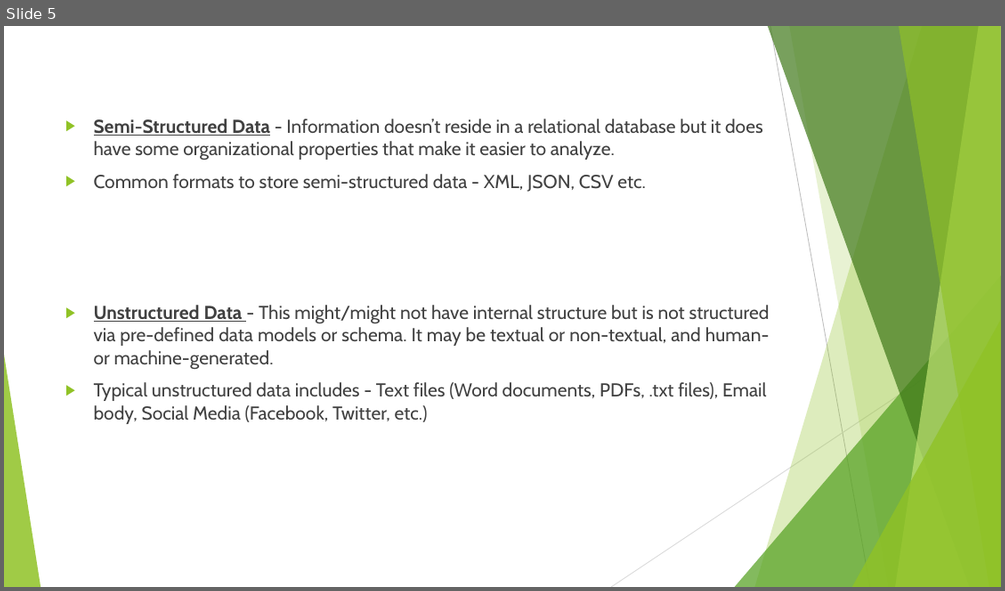
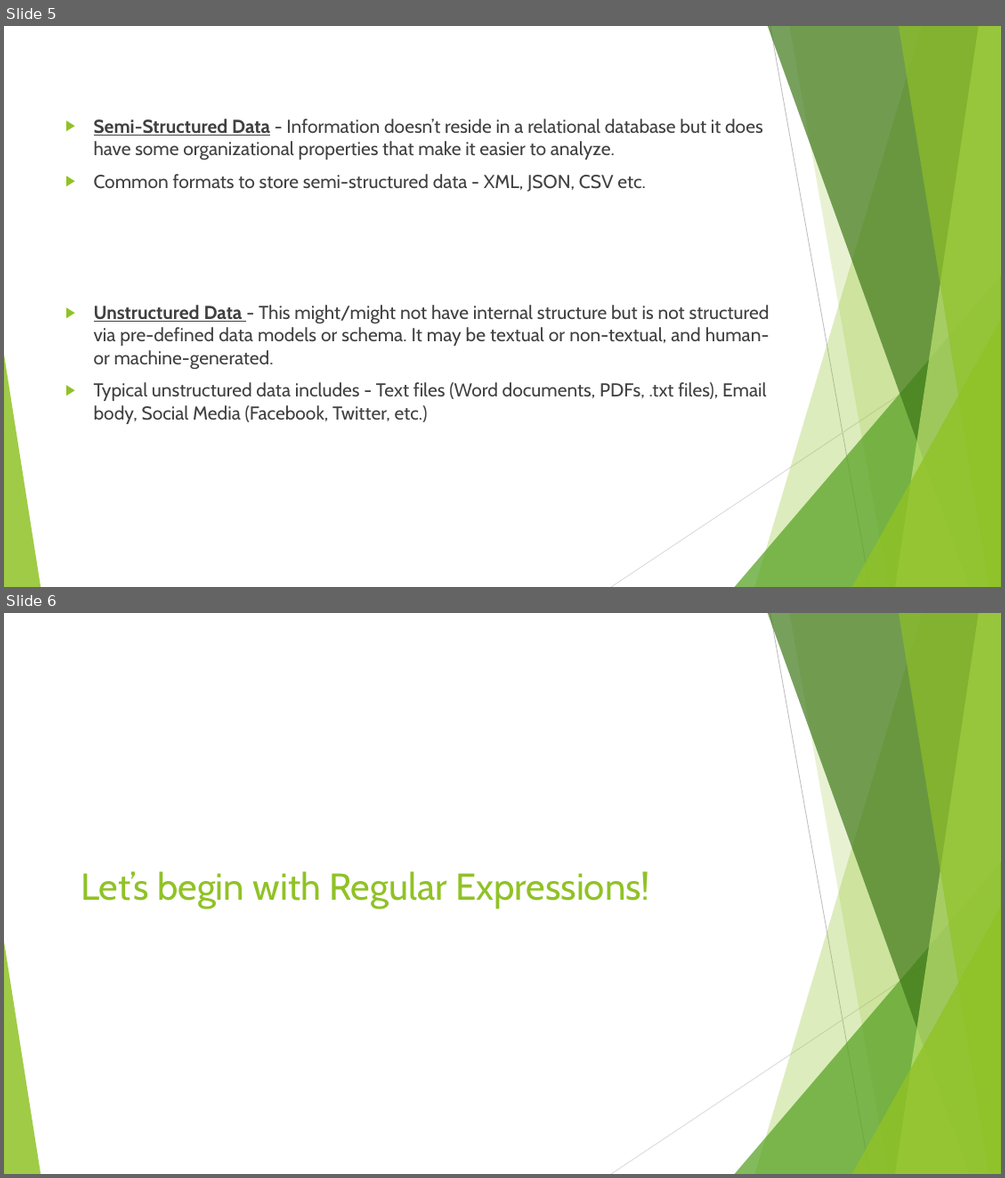
Before and after one commit to Aakriti23/Regular-Expressions, a slide deck: Regular Expressions.pptx. Shown one above the other, each under a label of ours: slide 5 before the commit, slides 5 and 6 after it. The pictures are 1005x591 and 1005x1178 pixels, drawn with LibreOffice and Linux fonts; fonts in the diff are those of the drawing. Boxes give left, top, right and bottom in pixels: in the first picture for what was removed or moved away, otherwise in the second. Text is boxed around its words. In the diff, an @@ line names an element or a change of style, - is before the commit and + after.

```diff
--- a/Regular Expressions.pptx
+++ b/Regular Expressions.pptx
@@ slide 6 added at [4, 613, 1001, 1174], background #FFFFFF; not listed: 10 template elements that a slide beside it also shows @@
@@ title added at [81, 871, 650, 908], 36 pt, text #90C226 @@
+Let’s begin with Regular Expressions!
```
Also in this commit, not shown: 1 slide changed.
